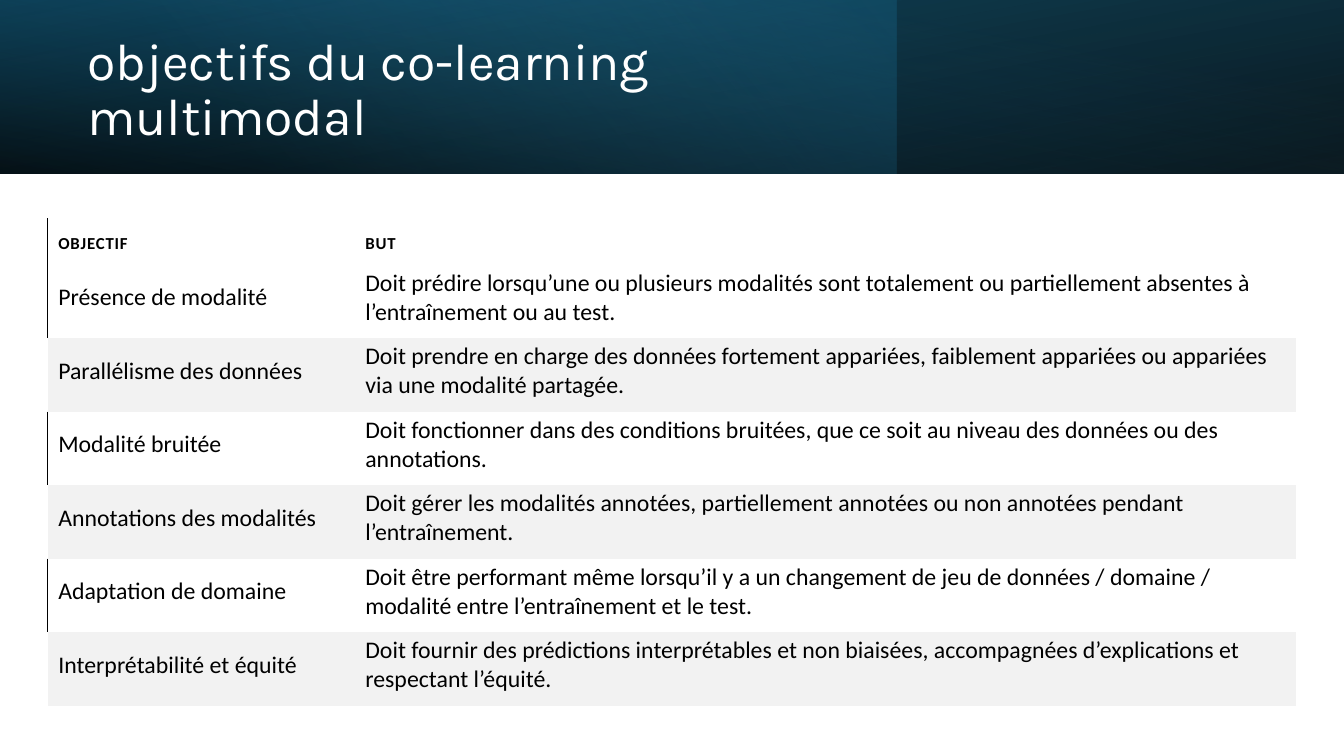
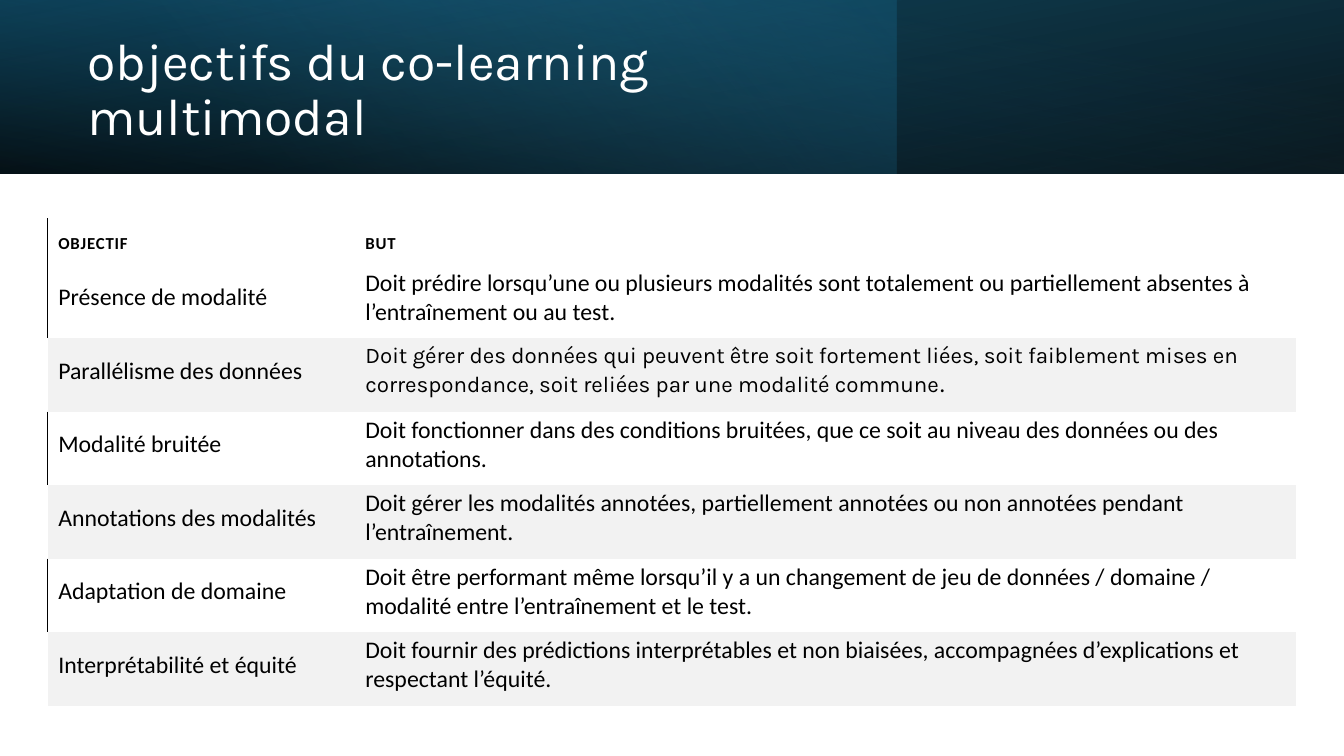
Before and after one commit to IzowRM/Stage-Cetic, a slide deck: slide 23 of Doc Slide/Slide Jeudi 11_09.pptx. Drawn at 1344x756 pixels with LibreOffice and Linux fonts; fonts in the diff are those of the drawing. Boxes give left, top, right and bottom in pixels: in the first picture for what was removed or moved away, otherwise in the second. Text is boxed around its words. In the diff, an @@ line names an element or a change of style, - is before the commit and + after.

```diff
--- a/Doc Slide/Slide Jeudi 11_09.pptx
+++ b/Doc Slide/Slide Jeudi 11_09.pptx
@@ table at bbox=[47, 219, 1297, 706] @@
-row 3, column 2: Doit prendre en charge des données fortement appariées, faiblement appariées ou appariées via une modalité partagée.
+row 3, column 2: Doit gérer des données qui peuvent être soit fortement liées, soit faiblement mises en correspondance, soit reliées par une modalité commune.
```
Also in this commit, not shown: 1 other slide changed, 10 slides added, 1 slide removed, 14 other files.
